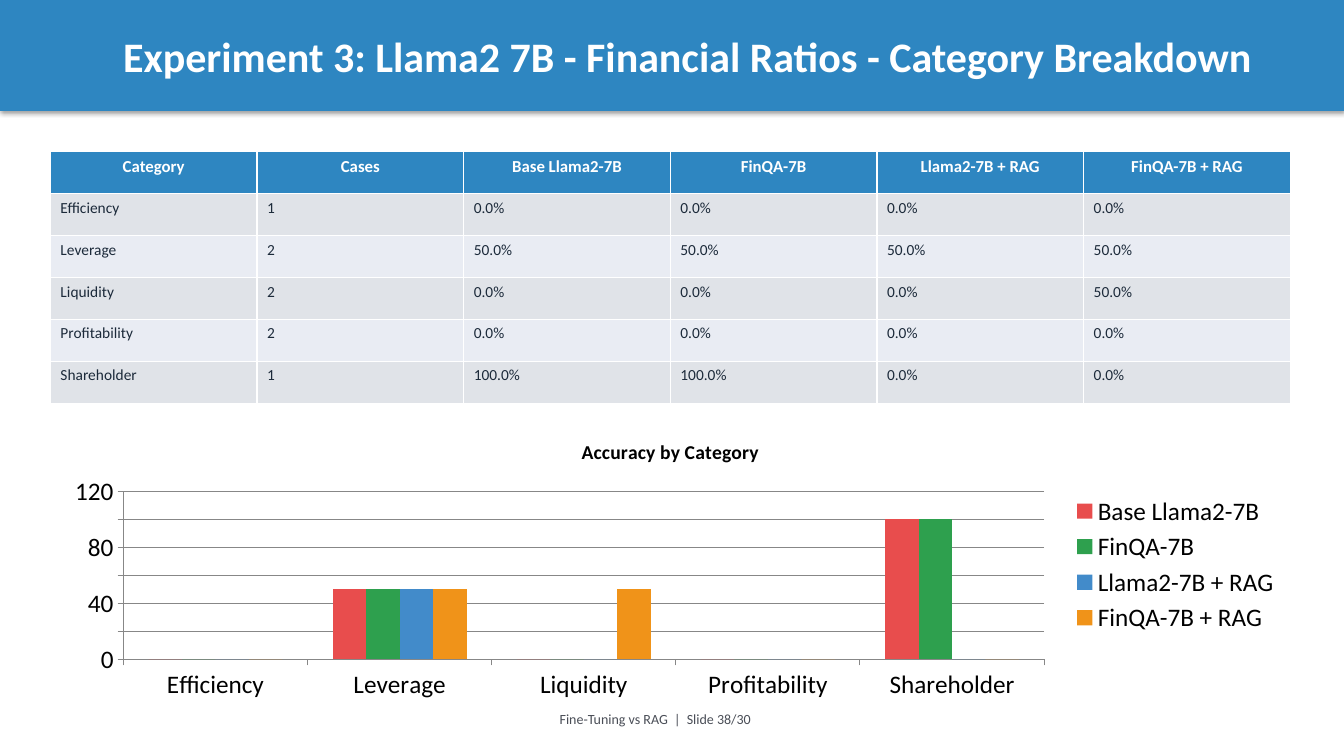
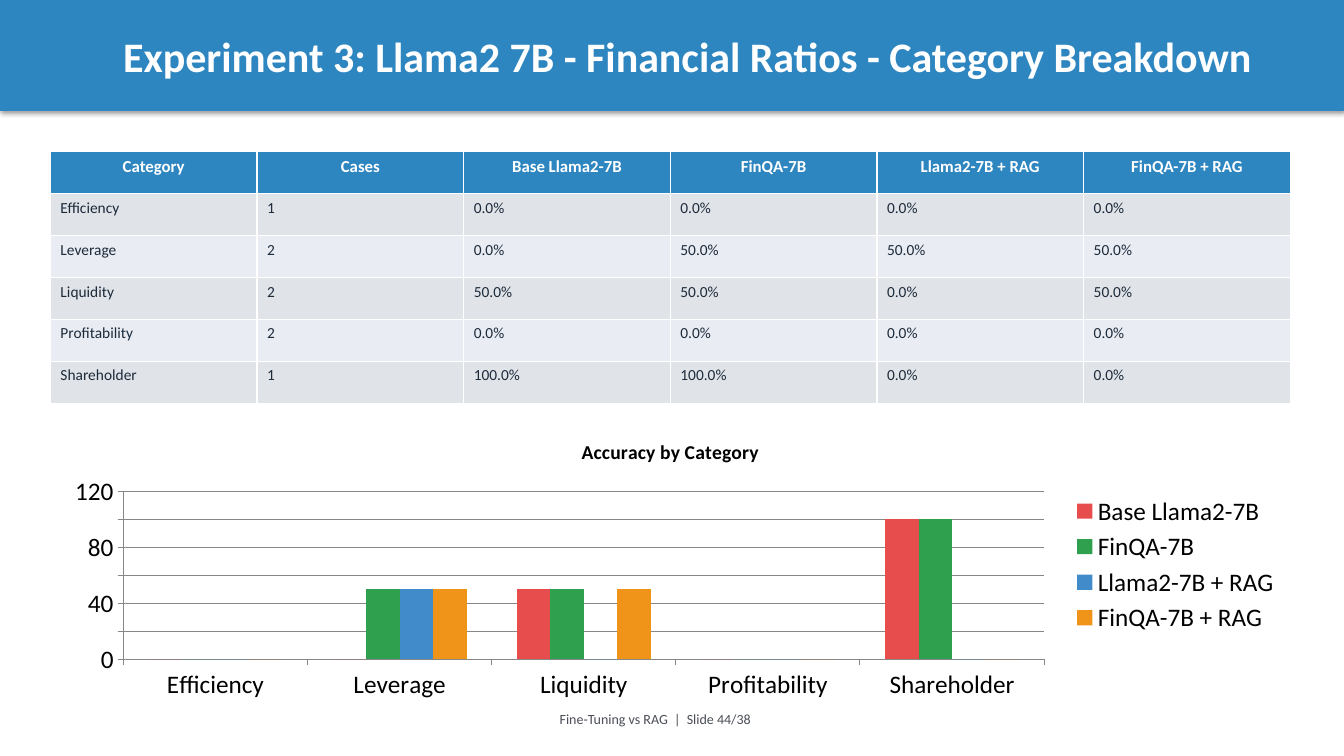
Before and after one commit to intelliswarm-ai/finetune-vs-rag, a slide deck: slide 44 of presentation.pptx (slide 38 before the commit). Drawn at 1344x756 pixels with LibreOffice and Linux fonts; fonts in the diff are those of the drawing. Boxes give left, top, right and bottom in pixels: in the first picture for what was removed or moved away, otherwise in the second. Text is boxed around its words. In the diff, an @@ line names an element or a change of style, - is before the commit and + after.

```diff
--- a/presentation.pptx
+++ b/presentation.pptx
@@ table at (x1=50, y1=151, x2=1291, y2=403) @@
-row 3, column 3: 50.0%
+row 3, column 3: 0.0%
-row 4, column 3: 0.0%
+row 4, column 3: 50.0%
-row 4, column 4: 0.0%
+row 4, column 4: 50.0%
@@ column chart at (x1=50, y1=423, x2=1291, y2=706) @@
@@ Base Llama2-7B, Leverage: 50 to 0 @@
@@ Base Llama2-7B, Liquidity: 0 to 50 @@
@@ FinQA-7B, Liquidity: 0 to 50 @@
@@ text at (x1=560, y1=714, x2=751, y2=727): text changed @@
-Fine-Tuning vs RAG | Slide 38/30
+Fine-Tuning vs RAG | Slide 44/38
```
Also in this commit, not shown: 39 other slides changed, 6 slides added, 8 other files.
